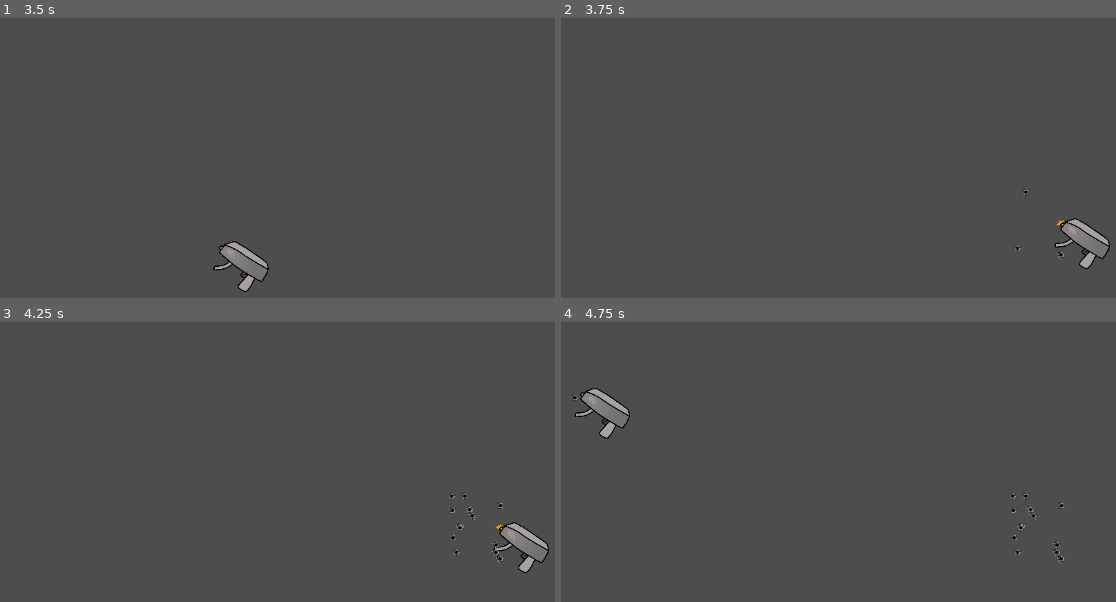
Above: before the commit, frames 1-4 (two rows, left to right).
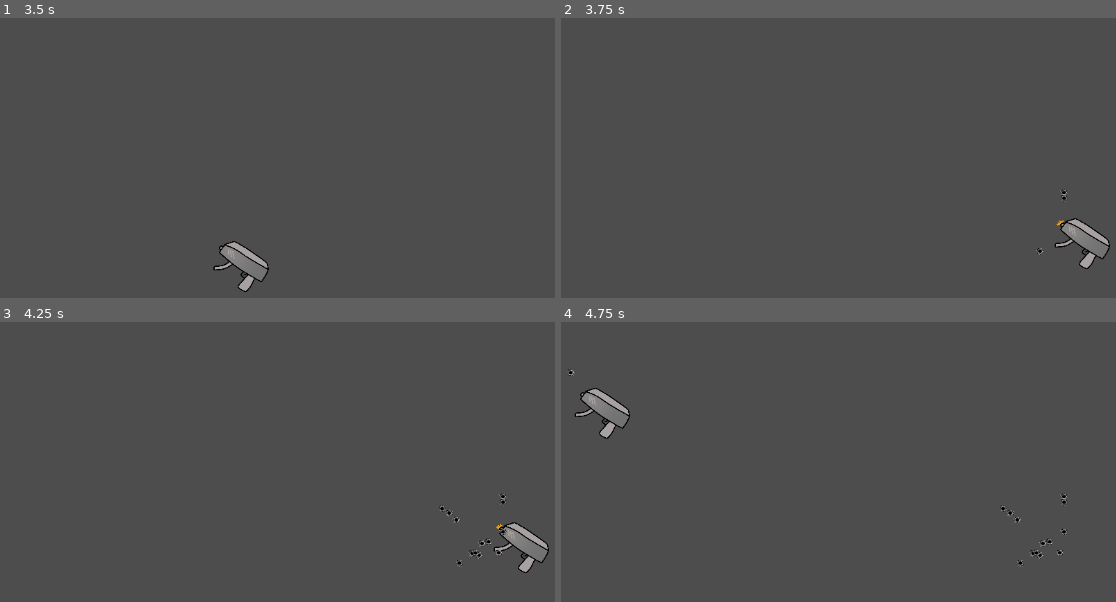
Above: after the commit, the same moments.

Repository: boxyld/redot-desktop-destroyer
Game: Godot game, scene res://scenes/menu.tscn
Same seed, same stepped clock (60 frames per second), same inputs: the game is played once before the commit and once after it.
Inputs (mouse positions are in pixels of both pictures, inside the frame that each line leads up to):
- Up to frame 1 (3.5 s): tap Enter (ui_accept) at 0.5, 0.77, 1.25, 1.52, 2, 2.75, 3.02 s; move the mouse to (410, 138) at 0.52 s; hold Right (ui_right) 0.53-2.03 s; tap Space (ui_select) at 0.6, 1.55, 2.1, 2.85 s; move the mouse to (72, 183) at 1.27 s; click (72, 183) at 1.35 s; move the mouse to (310, 60) at 2.02 s; hold Left (ui_left) 2.03-2.78 s; move the mouse to (194, 250) at 2.77 s; hold Right (ui_right) from 2.78 s (still down)
- Up to frame 2 (3.75 s): keep holding Right (ui_right); tap Enter (ui_accept) at 3.5 s; move the mouse to (1032, 228) at 3.52 s; press the mouse at (1032, 228) at 3.53 s
- Up to frame 3 (4.25 s): keep holding Right (ui_right); tap Enter (ui_accept) at 3.77 s; tap Space (ui_select) at 3.8 s
- Up to frame 4 (4.75 s): move the mouse to (outside the picture) at 4.27 s; release Right (ui_right) at 4.28 s; release the mouse at (outside the picture) at 4.28 s; hold Left (ui_left) from 4.28 s (still down); tap Space (ui_select) at 4.35 s; tap Enter (ui_accept) at 4.52 s

Frame 1 is identical in both runs. In frame 2, less than 0.1% of the frame differs, in the area x 81-92%, y 61-87%; in frame 3, 0.3%; in frame 4, 0.4%, in the area x 1-92%, y 16-88%.

Commit message:
renaming

Diff:
--- a/scenes/bord.tscn
+++ b/scenes/bord.tscn
@@ -1,11 +1,11 @@
 [gd_scene load_steps=4 format=3 uid="uid://sy11dk16m0ep"]
 
-[ext_resource type="Script" path="res://scripts/bord.gd" id="1_l8op7"]
+[ext_resource type="Script" path="res://scripts/node_2d.gd" id="1_pt455"]
 [ext_resource type="AudioStream" uid="uid://8jmlnyidq4mo" path="res://sounds/SMG.mp3" id="2_05pia"]
 [ext_resource type="PackedScene" uid="uid://cgwneaacfbdti" path="res://scenes/animated smg curser.tscn" id="3_rnjyy"]
 
 [node name="Node2D" type="Node2D"]
-script = ExtResource("1_l8op7")
+script = ExtResource("1_pt455")
 
 [node name="Timer" type="Timer" parent="."]
 wait_time = 0.054
--- a/scenes/smg_tool.tscn
+++ /dev/null
@@ -1,23 +0,0 @@
-[gd_scene load_steps=4 format=3 uid="uid://sy11dk16m0ep"]
-
-[ext_resource type="Script" path="res://scripts/node_2d.gd" id="1_l8op7"]
-[ext_resource type="AudioStream" uid="uid://8jmlnyidq4mo" path="res://sounds/SMG.mp3" id="2_05pia"]
-[ext_resource type="PackedScene" uid="uid://cgwneaacfbdti" path="res://scenes/animated smg curser.tscn" id="3_rnjyy"]
-
-[node name="Node2D" type="Node2D"]
-script = ExtResource("1_l8op7")
-
-[node name="Timer" type="Timer" parent="."]
-wait_time = 0.054
-autostart = true
-
-[node name="AudioStreamPlayer2D" type="AudioStreamPlayer2D" parent="."]
-stream = ExtResource("2_05pia")
-volume_db = -20.989
-autoplay = true
-max_polyphony = 1000
-
-[node name="AnimatedSprite2D" parent="." instance=ExtResource("3_rnjyy")]
-position = Vector2(1428, 812)
-
-[connection signal="timeout" from="Timer" to="." method="_on_timer_timeout"]
